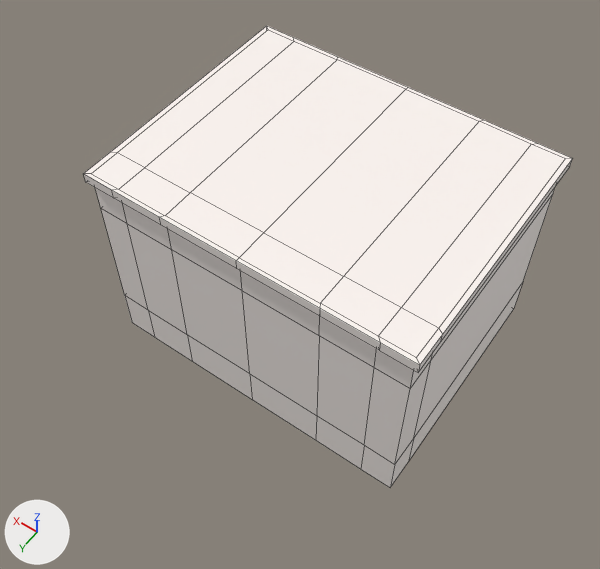
One commit to the FBX model models/house1.fbx: the scene before it, then after it.
Both versions are drawn from a 50 mm camera at (-33.6, 53.2, 114.6) aimed at (0.1, 6.0, 40.5). Every picture has the same lights, and +X, +Y and +Z are marked at lower left. Mesh edges are drawn as thin lines. Where no turn or scale is listed for an object, it has been applied to the vertices.
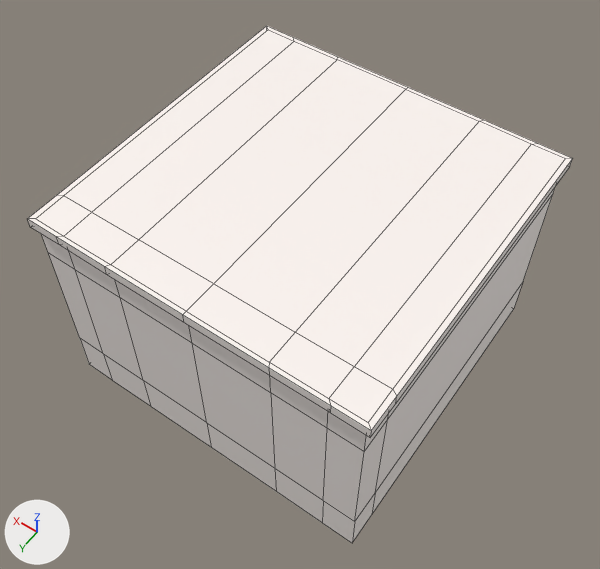
The newer file is also turned or shifted as a whole; pictures and numbers use the older file's frame.

Patch to the scene script:
```diff
--- a/models/house1.fbx.py
+++ b/models/house1.fbx.py
@@ me_mesh @@
 me_mesh.from_pydata(...)  # 123 vertices, 114 faces; spans x -19.7..19.7, y -14.5..16.4, z 23.9..50.1
 # used by ob_polysurface3; location = (0.0, 0.0, 4.9)
+# me_mesh part 1: all 68 vertices in x -19.7..19.7, y 12.1..16.4, z 23.9..50.1 are moved by (0.0, 7.6, 0.0)
 me_mesh.materials.append(mat_white)
```

Boxes (x1, y1, x2, y2) around the edits, measured in the pictures (600 x 569 px):
'polySurface3', reshaped (11% wider, 12% taller)
    before: (84, 26, 573, 488)
    after: (28, 26, 573, 543)
